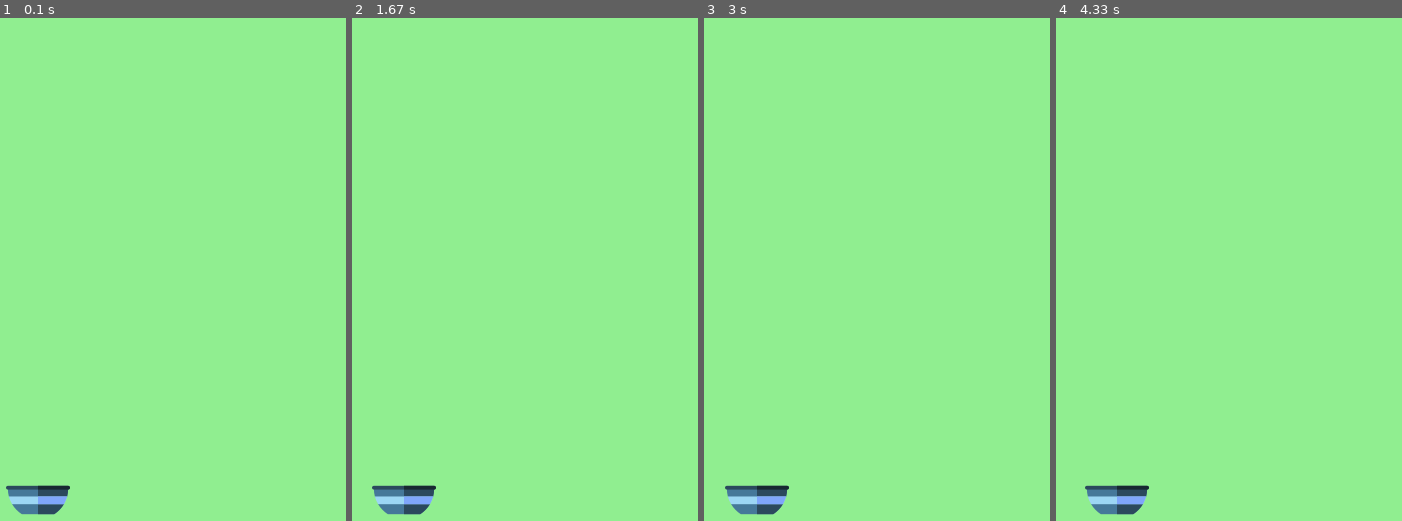
Above: before the commit, frames 1-4 (left to right).
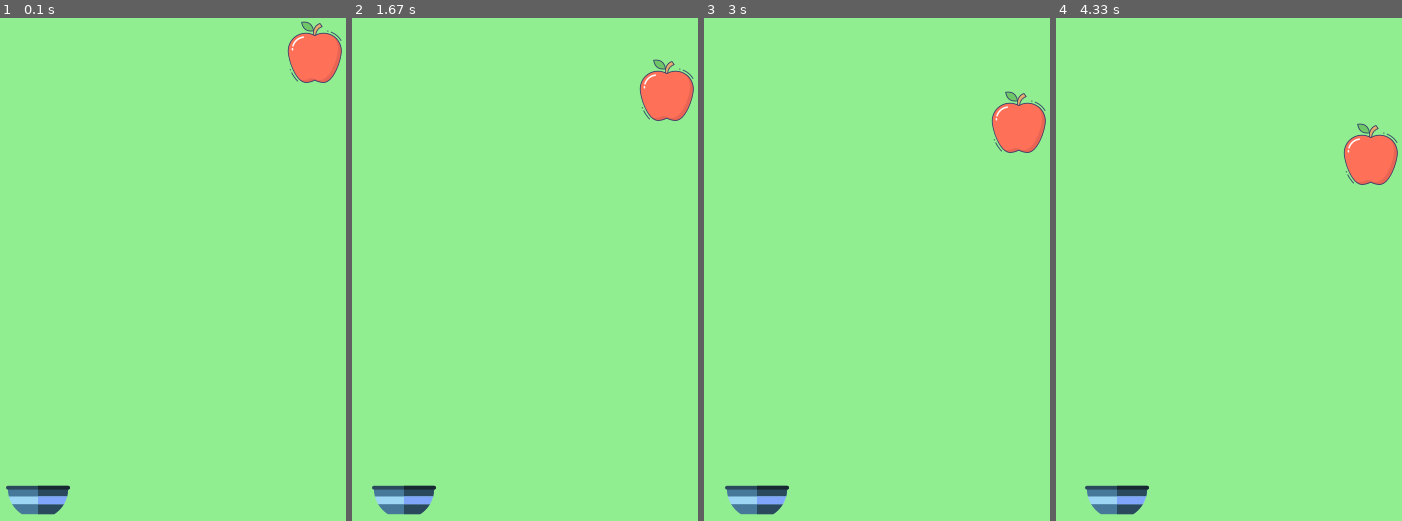
Above: after the commit, the same moments.

Repository: Amiprogrammer/Catch-Apple-Pygame1.9.6Project
Game: pygame game, started from main.py
Two runs of this game, one before a commit and one after it. Both use one fixed random seed, a clock stepped at 60 frames per second and the inputs below.
Inputs:
- Up to frame 1 (0.1 s): no input
- Up to frame 2 (1.67 s): hold Right 0.33-0.8 s; hold Right 0.83-1.3 s; hold Left from 1.33 s (still down)
- Up to frame 3 (3 s): release Left at 1.87 s; hold Left 1.9-2.3 s; hold Right 2.33-2.97 s
- Up to frame 4 (4.33 s): hold Left 3-3.47 s; hold Right 3.5-3.97 s; hold Right from 4 s (still down)

The runs differ from the first frame. In frame 1, 1.4% of the frame differs, in the area x 82-99%, y 0-13%; in frame 2, 1.4%; in frame 3, 1.4%; in frame 4, 1.4%.

Commit message:
Adding apple and movement

Diff:
--- a/main.py
+++ b/main.py
@@ -14,6 +14,14 @@
 LIGHTGREEN = pygame.Color("lightgreen")
 WHITE = pygame.Color("white")
 BGCOLOR = LIGHTGREEN
+
+apple_img = pygame.image.load("img\\apple.png")
+apple_x = random.randint(0,618)
+apple_y = 0
+move_to_y = 0.4
+def apple(x,y):
+    global screen, apple_img
+    screen.blit(apple_img, (x,y))
 
 bowl_img = pygame.image.load("img\\fruit-bowl.png")
 bowl_x = 340
@@ -46,6 +54,13 @@
     elif bowl_x >= 618:
         bowl_x = 618
 
+    if apple_y >= 618:
+        apple_x = random.randint(0,618)
+        apple_y = 0
+
+    apple_y += move_to_y
+    apple(apple_x,apple_y)
+
     bowl_x += move_to_x
     bowl(bowl_x,bowl_y)
 
